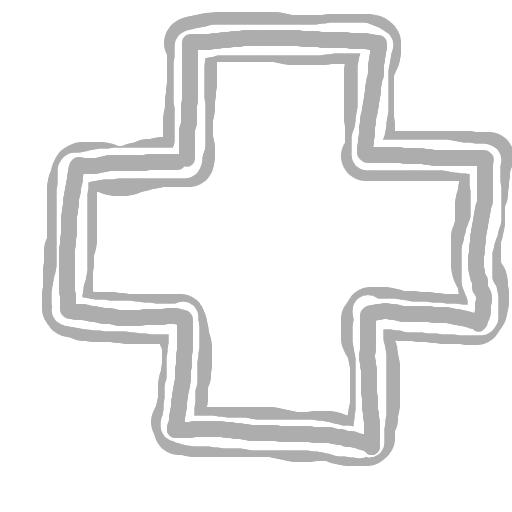
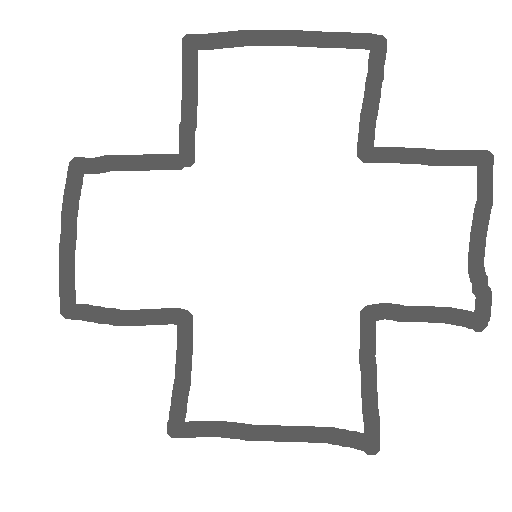
Layered file, before and after one edit (512 × 512). Changes by layer:
painted on "WhiteSymbol.png" over <box>59,30,494,455</box>
hid "Layer #1" over <box>51,22,502,459</box>
hid "Layer" over <box>42,12,512,466</box>
